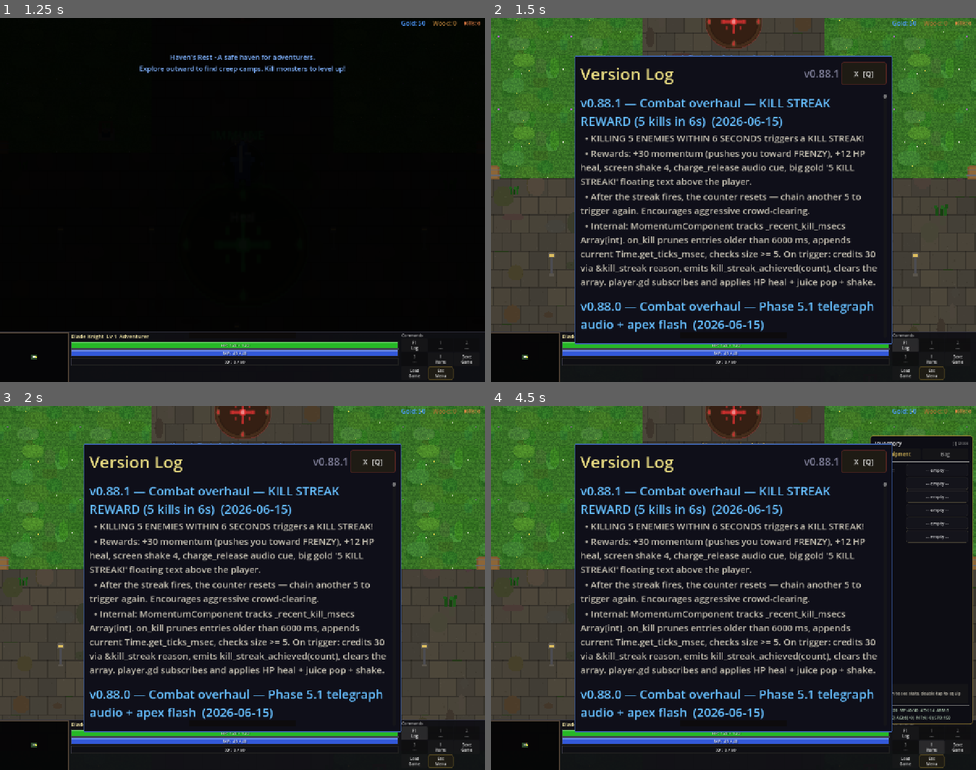
Above: before the commit, frames 1-4 (two rows, left to right).
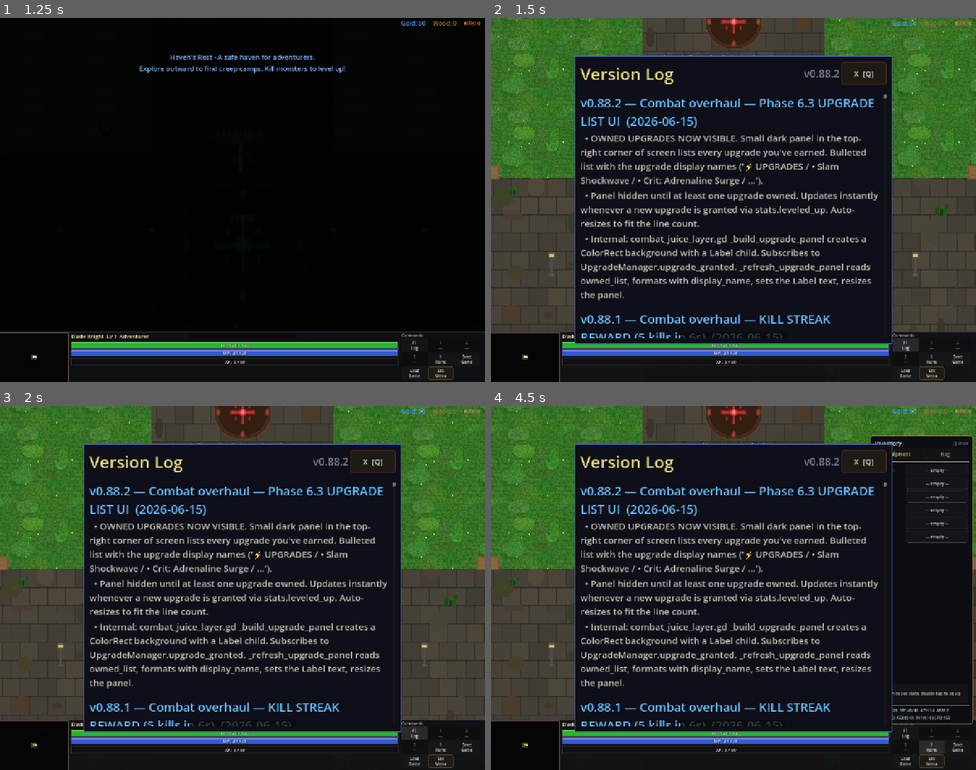
Above: after the commit, the same moments.

Repository: slxny/legends-open-rpg
Game: Godot game, scene res://scenes/main.tscn
Two runs of this game, one before a commit and one after it. Both use one fixed random seed, a clock stepped at 60 frames per second and the inputs below.
Inputs (mouse positions are in pixels of both pictures, inside the frame that each line leads up to):
- Up to frame 1 (1.25 s): tap Enter at 0.5 s; move the mouse to (218, 272) at 0.52 s; hold W (move_up) from 0.53 s (still down); hold Q (ability_1) from 0.53 s (still down); click (218, 272) at 0.67 s
- Up to frame 2 (1.5 s): release W (move_up) at 1.25 s; release Q (ability_1) at 1.25 s; click "F1 Log" at 1.25 s
- Up to frame 3 (2 s): no input
- Up to frame 4 (4.5 s): click "1 ---" at 2 s; click "2 ---" at 2.75 s; click "3 ---" at 3.5 s; click "I Items" at 4.25 s

Frame 1 is identical in both runs. In frame 2, 11% of the frame differs, in the area x 18-80%, y 14-88%; in frame 3, 11%; in frame 4, 11%.

Commit message:
v0.88.2: Combat overhaul — Phase 6.3 UPGRADE LIST UI
Owned upgrades now visible in top-right corner panel.

Small dark ColorRect (240px wide, anchored top-right) with a Label
child listing owned upgrades:
  ⚡ UPGRADES
  • Slam Shockwave
  • Crit: Adrenaline Surge
  ...

Panel hidden until at least one upgrade owned. Auto-resizes to fit
line count.

- combat_juice_layer.gd:
  _build_upgrade_panel creates ColorRect (color 0.05/0.04/0.03/0.55,
  anchored top-right at y=0.16) + Label child with autowrap.
  _on_upgrade_granted_refresh subscribed to UpgradeManager.upgrade_
  granted signal. Calls _refresh_upgrade_panel.
  _refresh_upgrade_panel reads upg.owned_list(), formats with
  UpgradeManagerCls.display_name(StringName(id)), joins with newlines,
  resizes panel offset_bottom = 18 + line_count * 18.
  Preloads UpgradeManagerCls so display_name static is accessible.

Headless: smoke all PASS, parse clean.

Co-Authored-By: Claude Opus 4.7 (1M context) <noreply@anthropic.com>

Diff:
--- a/scenes/ui/changelog_dialog.gd
+++ b/scenes/ui/changelog_dialog.gd
@@ -9,9 +9,19 @@
 var _is_visible: bool = false
 var _is_mobile: bool = false
 
-const GAME_VERSION := "v0.88.1"
+const GAME_VERSION := "v0.88.2"
 
 const CHANGELOG: Array[Dictionary] = [
+	{
+		"version": "v0.88.2",
+		"title": "Combat overhaul — Phase 6.3 UPGRADE LIST UI",
+		"date": "2026-06-15",
+		"entries": [
+			"OWNED UPGRADES NOW VISIBLE. Small dark panel in the top-right corner of screen lists every upgrade you've earned. Bulleted list with the upgrade display names ('⚡ UPGRADES / • Slam Shockwave / • Crit: Adrenaline Surge / ...').",
+			"Panel hidden until at least one upgrade owned. Updates instantly whenever a new upgrade is granted via stats.leveled_up. Auto-resizes to fit the line count.",
+			"Internal: combat_juice_layer.gd _build_upgrade_panel creates a ColorRect background with a Label child. Subscribes to UpgradeManager.upgrade_granted. _refresh_upgrade_panel reads owned_list, formats with display_name, sets the Label text, resizes the panel.",
+		]
+	},
 	{
 		"version": "v0.88.1",
 		"title": "Combat overhaul — KILL STREAK REWARD (5 kills in 6s)",
--- a/scripts/components/combat_juice_layer.gd
+++ b/scripts/components/combat_juice_layer.gd
@@ -23,6 +23,9 @@
 var _momentum_bar_bg: ColorRect = null
 var _momentum_bar_fill: ColorRect = null
 var _momentum_threshold_label: Label = null
+# Phase 6.3 — upgrade list UI.
+var _upgrade_panel: ColorRect = null
+var _upgrade_list_label: Label = null
 
 var _player: Node2D = null  # parent player
 
@@ -58,6 +61,8 @@
 
 	# Phase 6.1 — momentum bar at bottom-center of screen.
 	_build_momentum_bar()
+	# Phase 6.3 — upgrade list panel.
+	_build_upgrade_panel()
 
 	# Subscribe to combat events.
 	if Engine.has_singleton("CombatManager") or get_node_or_null("/root/CombatManager") != null:
@@ -77,6 +82,10 @@
 			mom.frenzy_ended.connect(_on_frenzy_ended_juice)
 		if mom.has_signal("momentum_changed"):
 			mom.momentum_changed.connect(_on_momentum_changed_juice)
+	# Phase 6.3 — upgrade list subscriber.
+	var upg = _player.get_node_or_null("UpgradeManager") if _player != null else null
+	if upg != null and upg.has_signal("upgrade_granted"):
+		upg.upgrade_granted.connect(_on_upgrade_granted_refresh)
 
 
 func _on_combo_multiplier_changed(value: float) -> void:
@@ -360,6 +369,73 @@
 		_momentum_threshold_label.text = label
 
 
+# Phase 6.3 — upgrade list panel. Top-right corner. Updates on grant.
+const _UPGRADE_PANEL_WIDTH: float = 240.0
+func _build_upgrade_panel() -> void:
+	_upgrade_panel = ColorRect.new()
+	_upgrade_panel.color = Color(0.05, 0.04, 0.03, 0.55)
+	_upgrade_panel.anchor_left = 1.0
+	_upgrade_panel.anchor_right = 1.0
+	_upgrade_panel.anchor_top = 0.16
+	_upgrade_panel.anchor_bottom = 0.16
+	_upgrade_panel.offset_left = -_UPGRADE_PANEL_WIDTH - 12
+	_upgrade_panel.offset_right = -12
+	_upgrade_panel.offset_top = 0
+	_upgrade_panel.offset_bottom = 100  # auto-fits via label
+	_upgrade_panel.mouse_filter = Control.MOUSE_FILTER_IGNORE
+	_upgrade_panel.visible = false  # only show when at least 1 upgrade owned
+	add_child(_upgrade_panel)
+
+	_upgrade_list_label = Label.new()
+	var ls := LabelSettings.new()
+	ls.font_size = 13
+	ls.font_color = Color(1.0, 0.9, 0.7)
+	ls.outline_size = 2
+	ls.outline_color = Color(0.05, 0.04, 0.02)
+	_upgrade_list_label.label_settings = ls
+	_upgrade_list_label.anchor_left = 0.0
+	_upgrade_list_label.anchor_right = 1.0
+	_upgrade_list_label.anchor_top = 0.0
+	_upgrade_list_label.anchor_bottom = 1.0
+	_upgrade_list_label.offset_left = 8
+	_upgrade_list_label.offset_right = -8
+	_upgrade_list_label.offset_top = 6
+	_upgrade_list_label.offset_bottom = -6
+	_upgrade_list_label.autowrap_mode = TextServer.AUTOWRAP_WORD_SMART
+	_upgrade_list_label.mouse_filter = Control.MOUSE_FILTER_IGNORE
+	_upgrade_panel.add_child(_upgrade_list_label)
+
+
+func _on_upgrade_granted_refresh(_upgrade_id: StringName) -> void:
+	_refresh_upgrade_panel()
+
+
+func _refresh_upgrade_panel() -> void:
+	if _player == null or _upgrade_panel == null or _upgrade_list_label == null:
+		return
+	var upg = _player.get_node_or_null("UpgradeManager")
+	if upg == null:
+		return
+	var owned: Array = upg.owned_list()
+	if owned.is_empty():
+		_upgrade_panel.visible = false
+		return
+	_upgrade_panel.visible = true
+	var lines: Array[String] = ["⚡ UPGRADES"]
+	for id in owned:
+		var display: String = UpgradeManagerCls.display_name(StringName(id))
+		lines.append("• " + display)
+	_upgrade_list_label.text = "\n".join(lines)
+	# Resize panel to fit content.
+	var line_count: int = lines.size()
+	var height: float = 18.0 + float(line_count) * 18.0
+	_upgrade_panel.offset_bottom = height
+
+
+# Need a reference to UpgradeManagerCls for display_name. Preload mirror.
+const UpgradeManagerCls := preload("res://scripts/components/upgrade_manager.gd")
+
+
 # Impact ring drawn as a stretched gib sprite (we already use this trick
 # in the rat mega-explode). Cheap, no new asset.
 func _spawn_impact_ring(world_pos: Vector2, color: Color, big: bool) -> void:
